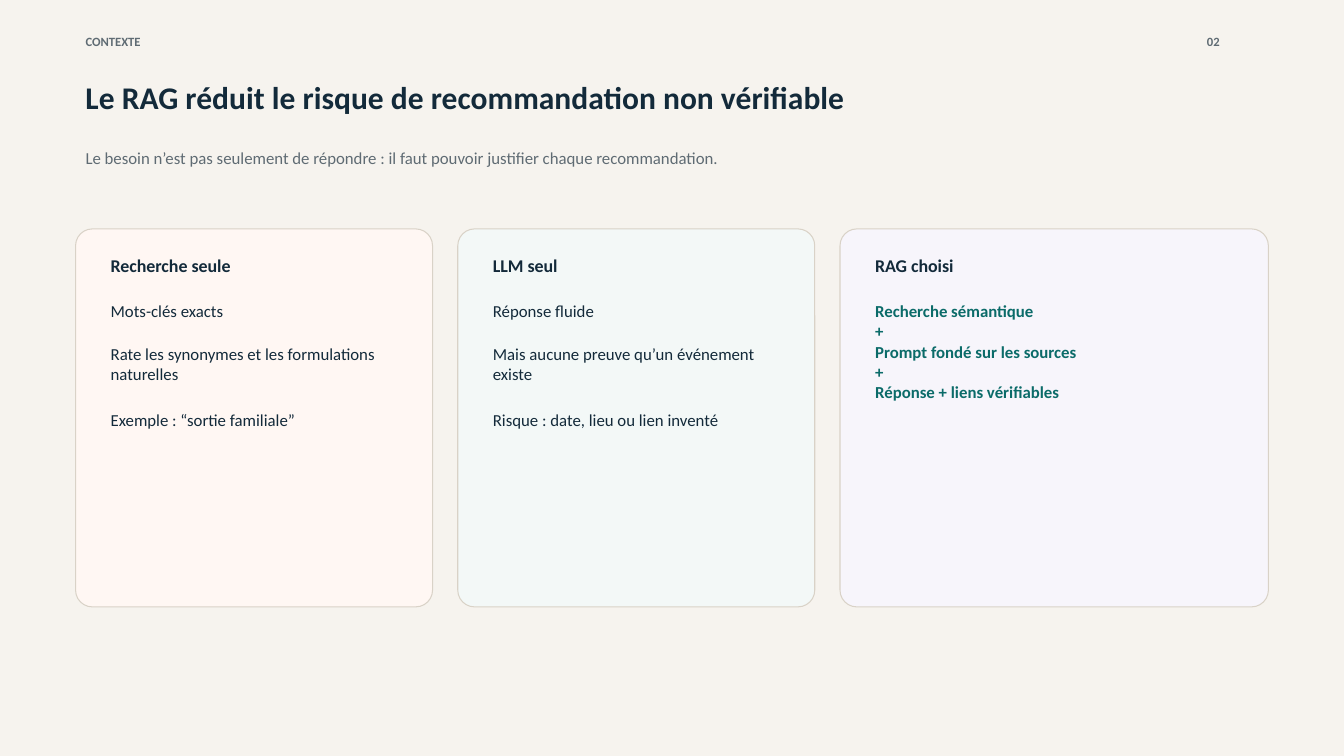
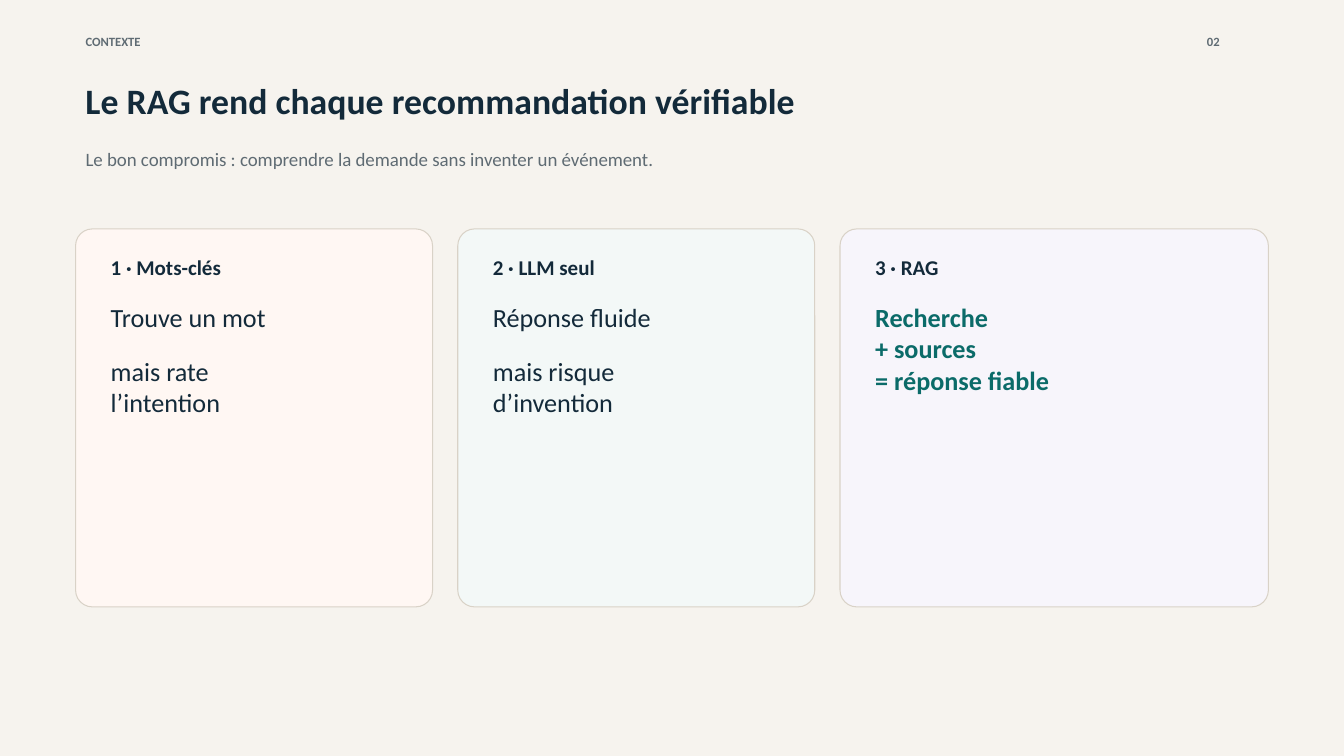
Before and after one commit to hgbe-GH/Projet7, a slide deck: slide 2 of outputs/openagenda-rag-soutenance.pptx. Drawn at 1344x756 pixels with LibreOffice and Linux fonts; fonts in the diff are those of the drawing. Boxes give left, top, right and bottom in pixels: in the first picture for what was removed or moved away, otherwise in the second. Text is boxed around its words. In the diff, an @@ line names an element or a change of style, - is before the commit and + after.

```diff
--- a/outputs/openagenda-rag-soutenance.pptx
+++ b/outputs/openagenda-rag-soutenance.pptx
@@ text at bbox=[85, 89, 794, 120]: text changed; size 22.5 to 25.5 pt @@
-Le RAG réduit le risque de recommandation non vérifiable
+Le RAG rend chaque recommandation vérifiable
@@ text at bbox=[86, 153, 653, 169]: text changed; size 12 to 13.5 pt @@
-Le besoin n’est pas seulement de répondre : il faut pouvoir justifier chaque recommandation.
+Le bon compromis : comprendre la demande sans inventer un événement.
@@ text at bbox=[111, 260, 221, 275]: text changed; size 12.8 to 15 pt @@
-Recherche seule
+1 · Mots-clés
@@ text at bbox=[493, 260, 594, 275]: text changed; size 12.8 to 15 pt @@
-LLM seul
+2 · LLM seul
@@ text at bbox=[875, 261, 939, 275]: text changed; size 12.8 to 15 pt @@
-RAG choisi
+3 · RAG
@@ text at bbox=[111, 310, 265, 412]: text changed; size 12 to 18.8 pt @@
-Mots-clés exacts
-Rate les synonymes et les formulations naturelles
-Exemple : “sortie familiale”
+Trouve un mot
+mais rate
+l’intention
@@ text at bbox=[493, 308, 650, 332]: size 12 to 18.8 pt in "Réponse fluide" @@
@@ text at bbox=[875, 308, 1049, 394]: text changed; size 12 to 18.8 pt @@
-Recherche sémantique
-+
-Prompt fondé sur les sources
-+
-Réponse + liens vérifiables
+Recherche
++ sources
+= réponse fiable
@@ text at bbox=[493, 363, 614, 412]: text changed; size 12 to 18.8 pt @@
-Mais aucune preuve qu’un événement existe
-Risque : date, lieu ou lien inventé
+mais risque
+d’invention
```
Also in this commit, not shown: 11 other slides changed, 1 other file.
